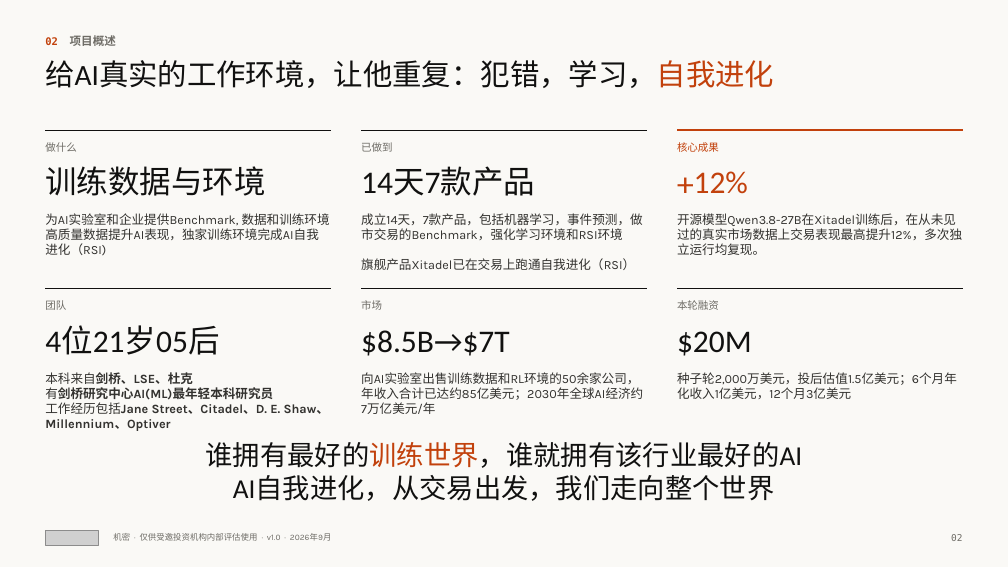
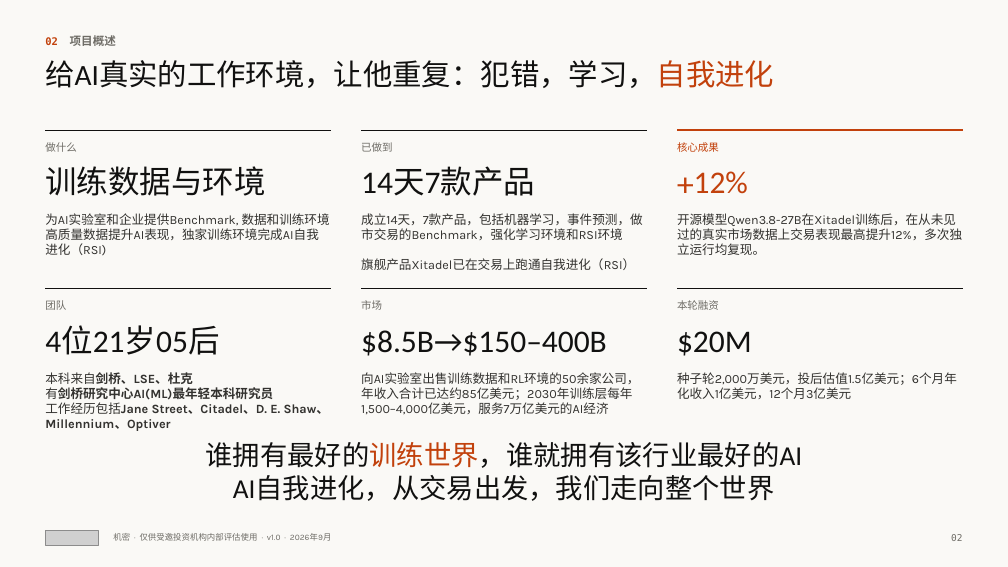
Before and after one commit to wangchen0802/Delta1, a slide deck: slide 2 of SimReal-BP-v17.pptx. Drawn at 1008x567 pixels with LibreOffice and Linux fonts; fonts in the diff are those of the drawing; grey boxes stand for pictures. Boxes give left, top, right and bottom in pixels: in the first picture for what was removed or moved away, otherwise in the second. Text is boxed around its words. In the diff, an @@ line names an element or a change of style, - is before the commit and + after.

```diff
--- a/SimReal-BP-v17.pptx
+++ b/SimReal-BP-v17.pptx
@@ text at bbox=[361, 330, 607, 356]: text changed @@
-$8.5B→$7T
+$8.5B→$150–400B
@@ text at bbox=[361, 372, 639, 414]: text changed @@
-向AI实验室出售训练数据和RL环境的50余家公司，年收入合计已达约85亿美元；2030年全球AI经济约7万亿美元/年
+向AI实验室出售训练数据和RL环境的50余家公司，年收入合计已达约85亿美元；2030年训练层每年1,500–4,000亿美元，服务7万亿美元的AI经济
```
Also in this commit, not shown: 1 other slide changed, 3 other files.
